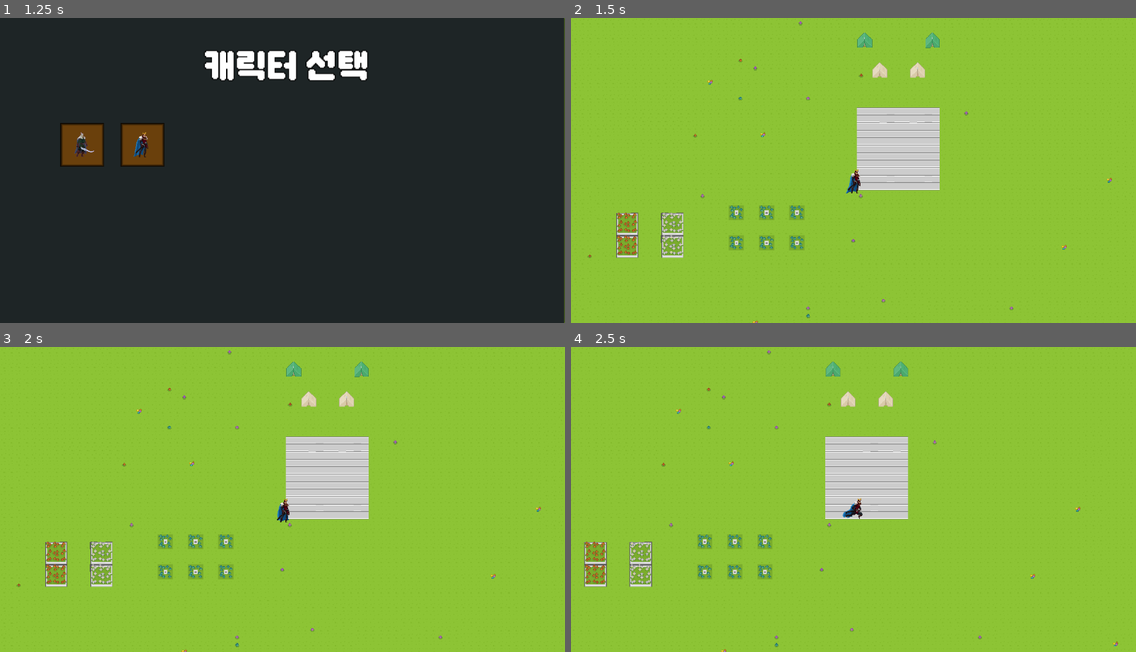
Above: before the commit, frames 1-4 (two rows, left to right).
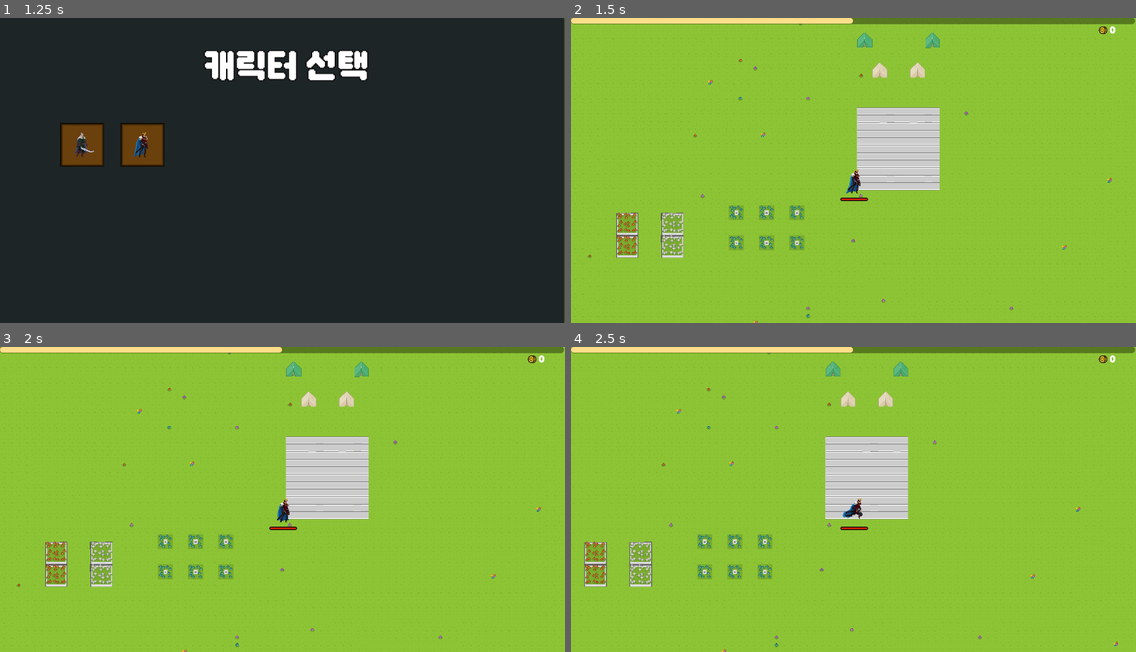
Above: after the commit, the same moments.

Repository: GroMoon/Git_Project
Game: Godot game, scene res://dynamic/5_title_screen/menu.tscn
Two runs of this game, one before a commit and one after it. Both use one fixed random seed, a clock stepped at 60 frames per second and the inputs below. Sound files missing from this copy of the repository are replaced by a short silence.
Inputs (mouse positions are in pixels of both pictures, inside the frame that each line leads up to):
- Up to frame 1 (1.25 s): click "시 작" at 0.5 s
- Up to frame 2 (1.5 s): click (712, 146) at 1.25 s
- Up to frame 3 (2 s): no input
- Up to frame 4 (2.5 s): tap Enter at 2 s; move the mouse to (977, 484) at 2.02 s; hold D (right) from 2.03 s (still down)

Frame 1 is identical in both runs. In frame 2, 2.2% of the frame differs, in the area x 0-100%, y 0-61%; in frame 3, 2.2%; in frame 4, 2.2%.

Commit message:
=== [COMMON-014] 골드 counting (인게임)

Diff:
--- a/SlayerSurvival/dynamic/1_player/UI/BaseUI.tscn
+++ b/SlayerSurvival/dynamic/1_player/UI/BaseUI.tscn
@@ -84,8 +84,8 @@
 offset_bottom = 42.0
 theme_override_fonts/font = ExtResource("5_wu63c")
 
-[node name="gold" type="Sprite2D" parent="BaseUI/goldcollect"]
-position = Vector2(1130, 26)
+[node name="gold" type="Sprite2D" parent="BaseUI/goldcollect/GoldCount"]
+position = Vector2(-14, 12)
 scale = Vector2(0.134658, 0.112626)
 texture = ExtResource("8_2svbc")
 
--- a/SlayerSurvival/dynamic/1_player/characters/Fantasy_Warrior/fantasy_warrior.gd
+++ b/SlayerSurvival/dynamic/1_player/characters/Fantasy_Warrior/fantasy_warrior.gd
@@ -23,6 +23,10 @@
 		hp_bar.value = current_hp
 		if current_hp > max_hp:
 			current_hp = max_hp
+
+# 골드
+@onready var gold_count = get_node("UI_Layer/BaseUI/goldcollect/GoldCount")
+@export var gold = 0
 
 var damage_flag = false 	# 데미지 플래그 (=무적 플래그)
 var hit_flag    = false 	# 히트 플래그
@@ -51,7 +55,8 @@
 		else:
 			animated_sprite.play("idle")
 
-
+	# 골드 라벨 업데이트
+	gold_count.text = str(gold)
 
 func _on_attack_timer_timeout():
 	is_attacking = true
@@ -102,6 +107,7 @@
 func process_collision_enemy(damage):
 	if damage_flag:
 		# current_hp -= damage								# FIXME : 현재 데미지 꺼놓은 상태 아래 FIXME 작업 완료 후 주석 제거 필요
+		damage_flag = false
 		if current_hp <= 0:
 			print("사망") 									# FIXME : 사망 시 필요한 작업 (메인메뉴 돌아가기, 사망 모션, 사망 사운드 등) 추가 필요
 		else:
@@ -115,5 +121,9 @@
 				animated_sprite.play("take_hit")
 				animated_sprite.modulate = Color(1, 0, 0)	# 피해 입으면 컬러 변경(빨간색)
 				await animated_sprite.animation_finished
-		damage_flag = false
 		hit_flag    = false
+
+# 골드 추가 처리
+func add_gold(gold_value):
+	gold += gold_value
+	print("골드 값 : ", gold)
--- a/SlayerSurvival/dynamic/1_player/characters/Fantasy_Warrior/fantasy_warrior.tscn
+++ b/SlayerSurvival/dynamic/1_player/characters/Fantasy_Warrior/fantasy_warrior.tscn
@@ -445,7 +445,6 @@
 shape = SubResource("RectangleShape2D_icegv")
 
 [node name="UI_Layer" parent="." instance=ExtResource("9_j1oyj")]
-visible = false
 
 [node name="Hp_Bar" parent="UI_Layer/BaseUI" index="0"]
 offset_left = 576.0
--- a/SlayerSurvival/dynamic/1_player/characters/Medieval_King/medieval_king.gd
+++ b/SlayerSurvival/dynamic/1_player/characters/Medieval_King/medieval_king.gd
@@ -23,6 +23,10 @@
 		hp_bar.value = current_hp
 		if current_hp > max_hp:
 			current_hp = max_hp
+
+# 골드
+@onready var gold_count = get_node("UI_Layer/BaseUI/goldcollect/GoldCount")
+@export var gold = 0
 
 var damage_flag = false 	# 데미지 플래그 (=무적 플래그)
 var hit_flag    = false 	# 히트 플래그
@@ -51,6 +55,8 @@
 		else:
 			animated_sprite.play("idle")
 
+	# 골드 라벨 업데이트
+	gold_count.text = str(gold)
 
 func _on_attack_timer_timeout():
 	is_attacking = true
@@ -100,6 +106,7 @@
 func process_collision_enemy(damage):
 	if damage_flag:
 		# current_hp -= damage								# FIXME : 현재 데미지 꺼놓은 상태 아래 FIXME 작업 완료 후 주석 제거 필요
+		damage_flag = false
 		if current_hp <= 0:
 			print("사망") 									# FIXME : 사망 시 필요한 작업 (메인메뉴 돌아가기, 사망 모션, 사망 사운드 등) 추가 필요
 		else:
@@ -113,5 +120,9 @@
 				animated_sprite.play("take_hit")
 				animated_sprite.modulate = Color(1, 0, 0)	# 피해 입으면 컬러 변경(빨간색)
 				await animated_sprite.animation_finished
-		damage_flag = false
 		hit_flag    = false
+
+# 골드 추가 처리
+func add_gold(gold_value):
+	gold += gold_value
+	print("현재 골드 : ", gold)
--- a/SlayerSurvival/dynamic/1_player/characters/Medieval_King/medieval_king.tscn
+++ b/SlayerSurvival/dynamic/1_player/characters/Medieval_King/medieval_king.tscn
@@ -358,7 +358,6 @@
 shape = SubResource("RectangleShape2D_2c58i")
 
 [node name="UI_Layer" parent="." instance=ExtResource("10_d704x")]
-visible = false
 
 [node name="Hp_Bar" parent="UI_Layer/BaseUI" index="0"]
 offset_left = 574.0
--- a/SlayerSurvival/dynamic/2_enemy/Mushroom/mushroom.gd
+++ b/SlayerSurvival/dynamic/2_enemy/Mushroom/mushroom.gd
@@ -6,9 +6,10 @@
 @onready var animated_sprite    = $AnimatedSprite2D
 @onready var interaction_sensor = $interaction_sensor
 
-# 코인
-var gold = preload("res://dynamic/6_utillity/Items/gold.tscn")
-var golds = 10
+# 골드
+var gold_img = preload("res://dynamic/6_utillity/Items/gold.tscn")
+#var golds = 25
+
 # 적 특성
 var health       = 15 	# 적 체력
 var move_speed   = 80 	# 적 이동 속도
@@ -81,11 +82,10 @@
 	await animated_sprite.animation_finished
 	queue_free()										# 적 노드 삭제
 
+# 아이템 드랍 함수(골드)
 func drop_item():
 	var gold_chance = randf()
-	if gold_chance <= 0.5:
-		print("코인 드랍")
-		var new_gold = gold.instantiate()
-		new_gold.gold = golds
+	if gold_chance <= 0.5:								# 드랍 확률 조정 (0.0~1.0)
+		var new_gold = gold_img.instantiate()
 		new_gold.global_position = global_position
 		get_parent().call_deferred("add_child", new_gold)
--- a/SlayerSurvival/dynamic/2_enemy/Skeleton/skeleton.gd
+++ b/SlayerSurvival/dynamic/2_enemy/Skeleton/skeleton.gd
@@ -7,8 +7,9 @@
 @onready var interaction_sensor = $interaction_sensor
 
 # 골드
-var gold = preload("res://dynamic/6_utillity/Items/gold.tscn")
-var golds = 10
+@onready var gold_img = preload("res://dynamic/6_utillity/Items/gold.tscn")
+#var gold_value = 10
+
 # 적 특성
 var health       = 10 	# 적 체력
 var move_speed   = 100 	# 적 이동 속도
@@ -81,11 +82,10 @@
 	await animated_sprite.animation_finished
 	queue_free()										# 적 노드 삭제
 
+# 아이템 드랍 함수(골드)
 func drop_item():
 	var gold_chance = randf()
-	if gold_chance <= 0.5:
-		print("코인 드랍")
-		var new_gold = gold.instantiate()
-		new_gold.gold = golds
+	if gold_chance <= 0.5:								# 드랍 확률 조정 (0.0~1.0)
+		var new_gold = gold_img.instantiate()
 		new_gold.global_position = global_position
 		get_parent().call_deferred("add_child", new_gold)
--- a/SlayerSurvival/dynamic/6_utillity/Items/gold.gd
+++ b/SlayerSurvival/dynamic/6_utillity/Items/gold.gd
@@ -1,11 +1,12 @@
 extends Area2D
 
-@export var gold = 1
+@export var gold_value = 10
+
+var player
 
 # Called when the node enters the scene tree for the first time.
 func _ready():
-	pass # Replace with function body.
-
+	player = get_parent().get_parent().get_node("player")
 
 # Called every frame. 'delta' is the elapsed time since the previous frame.
 func _process(delta):
@@ -13,4 +14,5 @@
 
 # 플레이어 충돌
 func _on_body_entered(body):
+	player.add_gold(gold_value)
 	queue_free()
